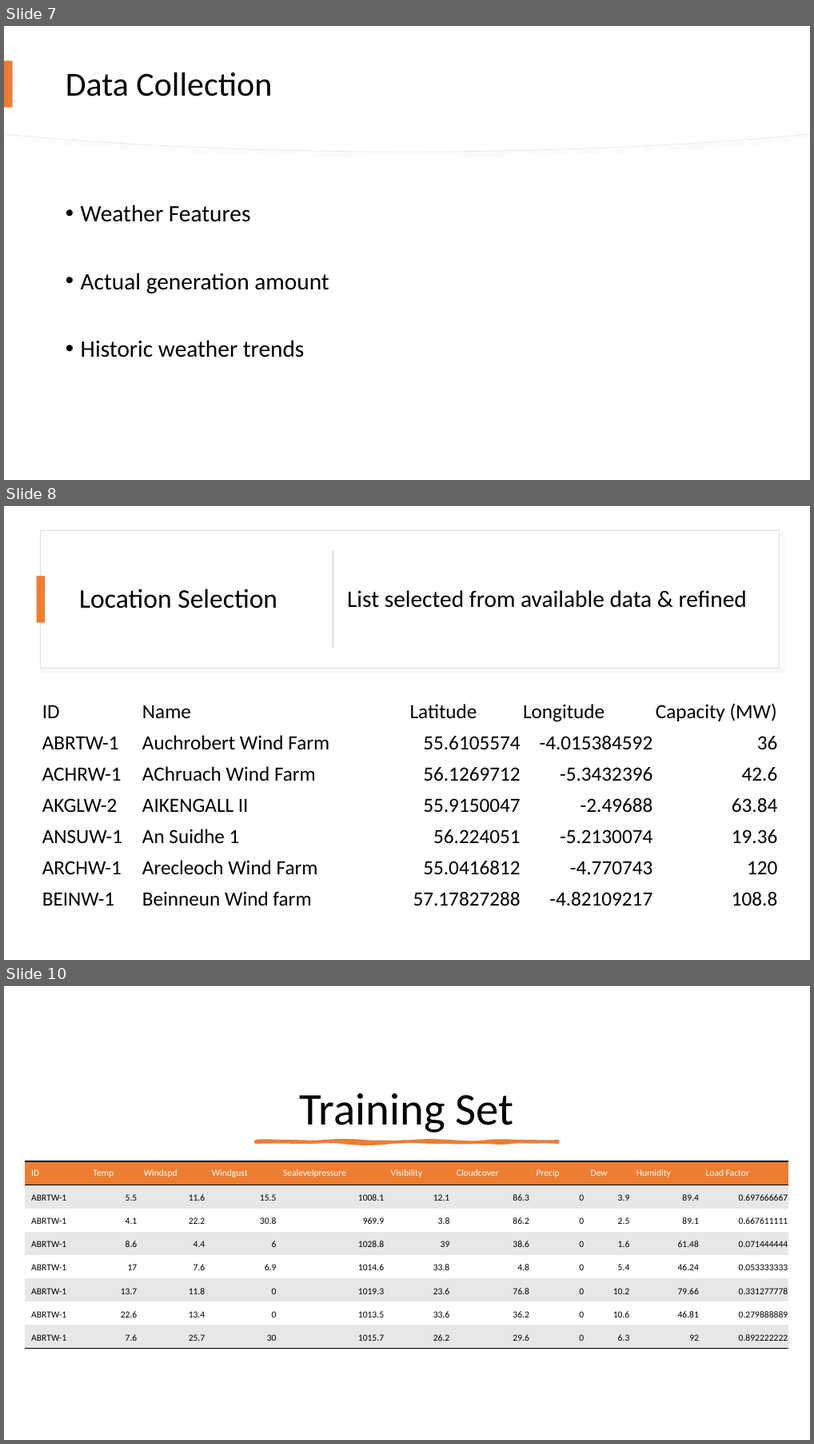
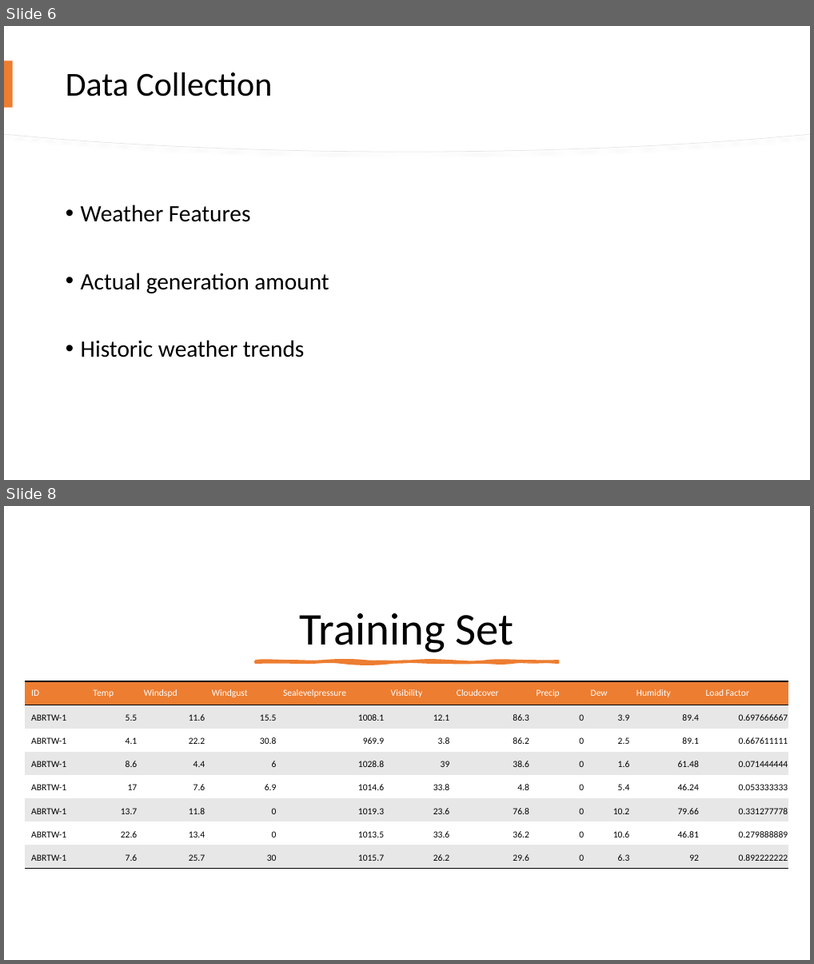
Before and after one commit to james-a-page/CS310Project, a slide deck: Documents/Presentation/PresentationV2.pptx. Shown one above the other, each under a label of ours: slides 7, 8 and 10 before the commit, slides 6 and 8 after it; the slides between them are not shown. The pictures are 814x1444 and 814x964 pixels, drawn with LibreOffice and Linux fonts; fonts in the diff are those of the drawing. Boxes give left, top, right and bottom in pixels: in the first picture for what was removed or moved away, otherwise in the second. Text is boxed around its words. In the diff, an @@ line names an element or a change of style, - is before the commit and + after.

```diff
--- a/Documents/Presentation/PresentationV2.pptx
+++ b/Documents/Presentation/PresentationV2.pptx
@@ slide 8 removed at (x1=4, y1=506, x2=810, y2=960), background #FFFFFF @@
@@ rectangle removed at (x1=41, y1=530, x2=779, y2=668) @@
@@ rectangle removed at (x1=333, y1=551, x2=334, y2=648) @@
@@ rectangle removed at (x1=37, y1=576, x2=45, y2=623) @@
@@ title removed at (x1=79, y1=588, x2=278, y2=608) @@
-Location Selection
@@ text removed at (x1=347, y1=590, x2=747, y2=608) @@
-List selected from available data & refined
@@ table removed at (x1=41, y1=693, x2=779, y2=912), 7 rows, 5 columns @@
-ID | Name | Latitude | Longitude | Capacity (MW)
-ABRTW-1 | Auchrobert Wind Farm | 55.6105574 | -4.015384592 | 36
-ACHRW-1 | AChruach Wind Farm | 56.1269712 | -5.3432396 | 42.6
-AKGLW-2 | AIKENGALL II | 55.9150047 | -2.49688 | 63.84
-ANSUW-1 | An Suidhe 1 | 56.224051 | -5.2130074 | 19.36
-ARCHW-1 | Arecleoch Wind Farm | 55.0416812 | -4.770743 | 120
-BEINW-1 | Beinneun Wind farm | 57.17827288 | -4.82109217 | 108.8
@@ what was slide 7 is now slide 6 @@
@@ what was slide 10 is now slide 8 @@
```
Also in this commit, not shown: 2 slides changed, 1 slide added, 2 other slides removed, 14 other files.
